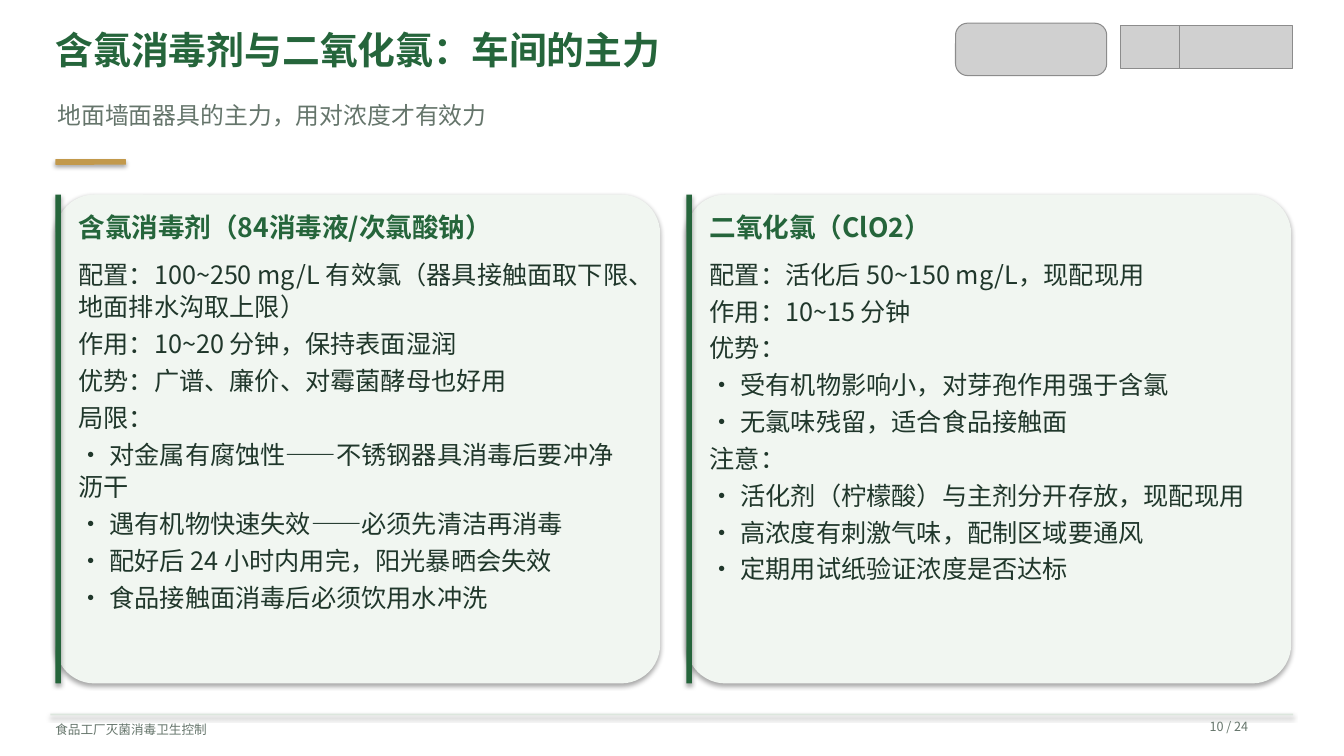
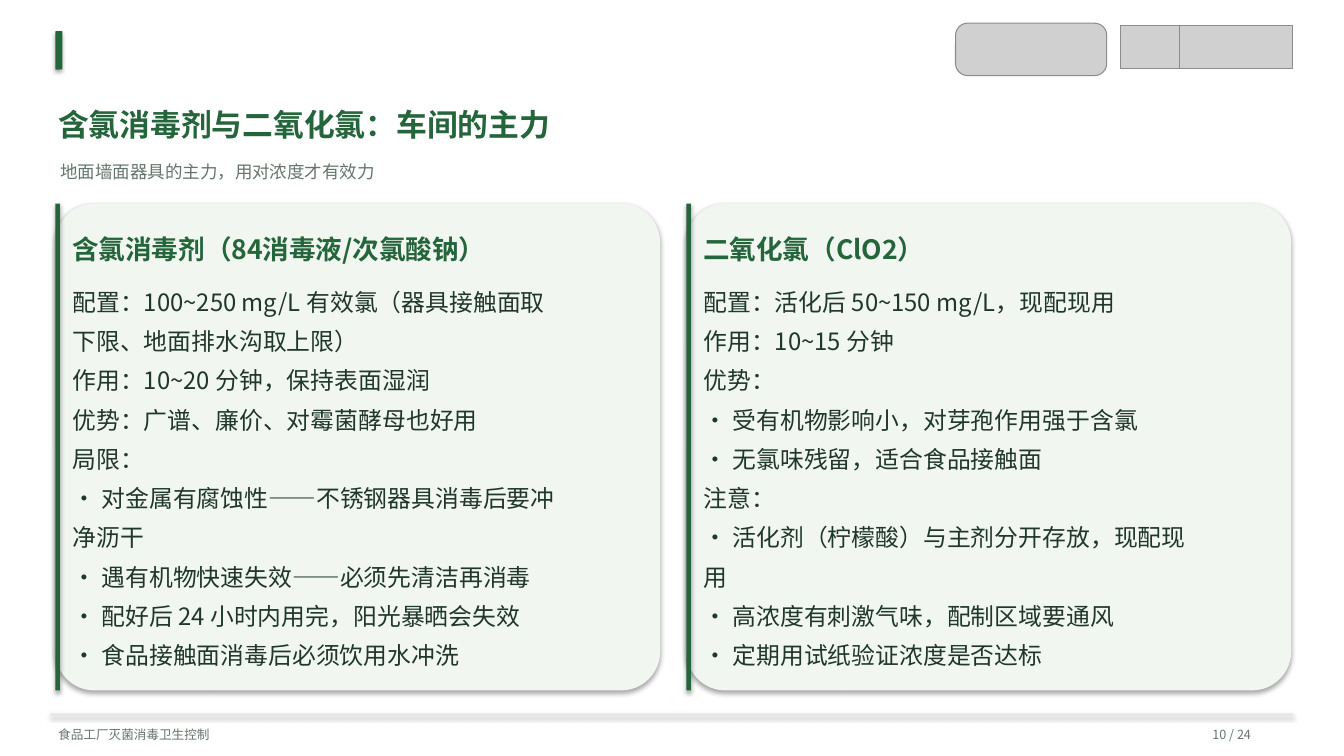
Before and after one commit to anton-z1127/zaadd, a slide deck: slide 10 of sterilization-training/presentation.pptx. Drawn at 1344x756 pixels with LibreOffice and Linux fonts; fonts in the diff are those of the drawing; grey boxes stand for pictures. Boxes give left, top, right and bottom in pixels: in the first picture for what was removed or moved away, otherwise in the second. Text is boxed around its words. In the diff, an @@ line names an element or a change of style, - is before the commit and + after.

Commit message:
Replan training slide layouts and verify rendered text bounds

```diff
--- a/sterilization-training/presentation.pptx
+++ b/sterilization-training/presentation.pptx
@@ rounded rectangle: place and size @@
-rounded rectangle at [55, 159, 126, 165]
+rounded rectangle at [55, 31, 63, 70]
@@ rounded rectangle at [55, 31, 63, 70]: fill #C2994B to #25653B @@
@@ text "含氯消毒剂与二氧化氯：车间的主力": place and size @@
-text "含氯消毒剂与二氧化氯：车间的主力" at [55, 31, 660, 68]
+text "含氯消毒剂与二氧化氯：车间的主力" at [58, 109, 550, 139]
@@ text "含氯消毒剂与二氧化氯：车间的主力" at [58, 109, 550, 139]: size 27 to 22 pt; line spacing 1 to 36.3pt; less space between paragraphs @@
@@ text "地面墙面器具的主力，用对浓度才有效力": place and size @@
-text "地面墙面器具的主力，用对浓度才有效力" at [57, 104, 486, 126]
+text "地面墙面器具的主力，用对浓度才有效力" at [60, 163, 375, 180]
@@ text "地面墙面器具的主力，用对浓度才有效力" at [60, 163, 375, 180]: size 17 to 12.5 pt; line spacing 1 to 20.6pt; less space between paragraphs @@
@@ 4 rounded rectangles: place and size @@
-4 rounded rectangles at [55, 195, 1292, 684]
+4 rounded rectangles at [55, 204, 1292, 691]
@@ text "含氯消毒剂（84消毒液/次氯酸钠）": place and size @@
-text "含氯消毒剂（84消毒液/次氯酸钠）" at [79, 214, 492, 242]
+text "含氯消毒剂（84消毒液/次氯酸钠）" at [72, 236, 485, 264]
@@ text "含氯消毒剂（84消毒液/次氯酸钠）" at [72, 236, 485, 264]: line spacing 1 to 31.4pt; less space between paragraphs @@
@@ text "二氧化氯（ClO2）" at [703, 236, 924, 262]: line spacing 1 to 31.4pt; less space between paragraphs @@
@@ text "二氧化氯（ClO2）": place and size @@
-text "二氧化氯（ClO2）" at [710, 214, 931, 240]
+text "二氧化氯（ClO2）" at [703, 236, 924, 262]
@@ text "配置：100~250 mg/L 有效氯（器具接触面取": place and size @@
-text "配置：100~250 mg/L 有效氯（器具接触面取" at [79, 262, 654, 609]
+text "配置：100~250 mg/L 有效氯（器具接触面取" at [72, 290, 555, 666]
@@ text at [72, 290, 544, 352]: text changed; size 18 to 17 pt @@
-配置：100~250 mg/L 有效氯（器具接触面取下限、地面排水沟取上限）
+配置：100~250 mg/L 有效氯（器具接触面取
+下限、地面排水沟取上限）
@@ text "配置：活化后 50~150 mg/L，现配现用": place and size @@
-text "配置：活化后 50~150 mg/L，现配现用" at [710, 263, 1244, 580]
+text "配置：活化后 50~150 mg/L，现配现用" at [703, 291, 1186, 666]
@@ text at [703, 291, 1138, 666]: size 18 to 17 pt in "配置：活化后 50~150 mg/L，现配现用", "作用：10~15 分钟", "优势：", "· 受有机物影响小，对芽孢作用强于含氯" and 4 more places; line spacing 1.08 to 28pt; less space between paragraphs @@
@@ text at [72, 369, 531, 666]: size 18 to 17 pt in "作用：10~20 分钟，保持表面湿润", "优势：广谱、廉价、对霉菌酵母也好用", "局限：", "· 遇有机物快速失效——必须先清洁再消毒" and 2 more places; line spacing 1.08 to 28pt; less space between paragraphs @@
@@ text at [72, 487, 555, 548]: text changed; size 18 to 17 pt @@
-· 对金属有腐蚀性——不锈钢器具消毒后要冲净沥干
+· 对金属有腐蚀性——不锈钢器具消毒后要冲
+净沥干
@@ text at [703, 525, 1186, 588]: text changed; size 18 to 17 pt @@
-· 活化剂（柠檬酸）与主剂分开存放，现配现用
+· 活化剂（柠檬酸）与主剂分开存放，现配现
+用
@@ text "食品工厂灭菌消毒卫生控制" at [58, 728, 209, 740]: line spacing 1 to 14.8pt; less space between paragraphs @@
@@ text "10 / 24" at [1212, 729, 1251, 739]: line spacing 1 to 14.8pt; less space between paragraphs @@
```
Also in this commit, not shown: 23 other slides changed, 5 other files.
